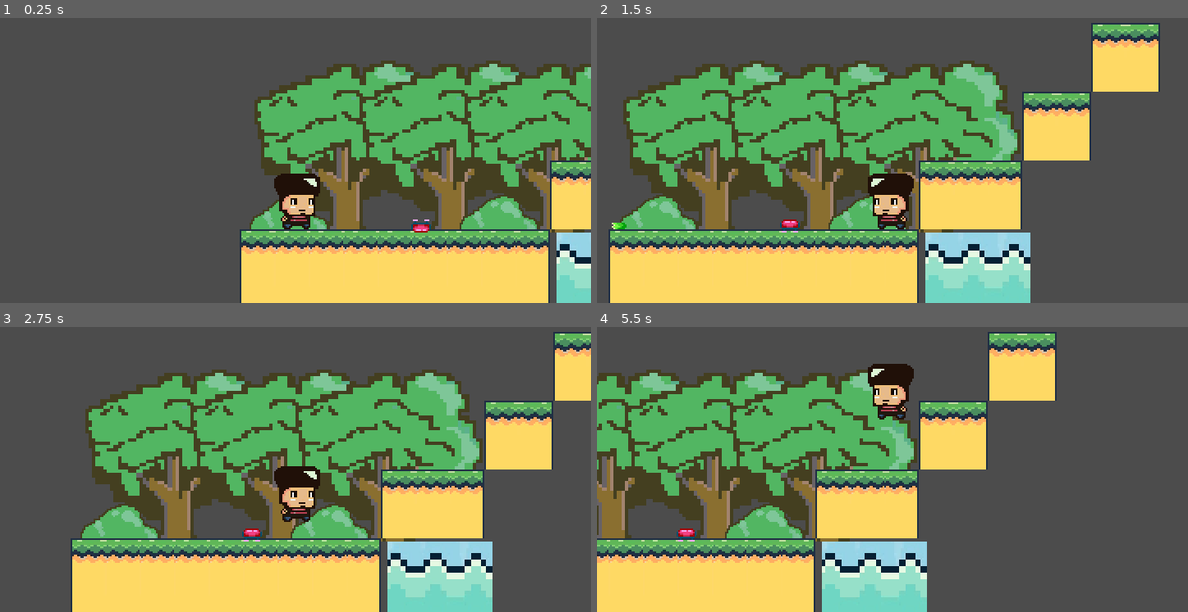
Above: before the commit, frames 1-4 (two rows, left to right).
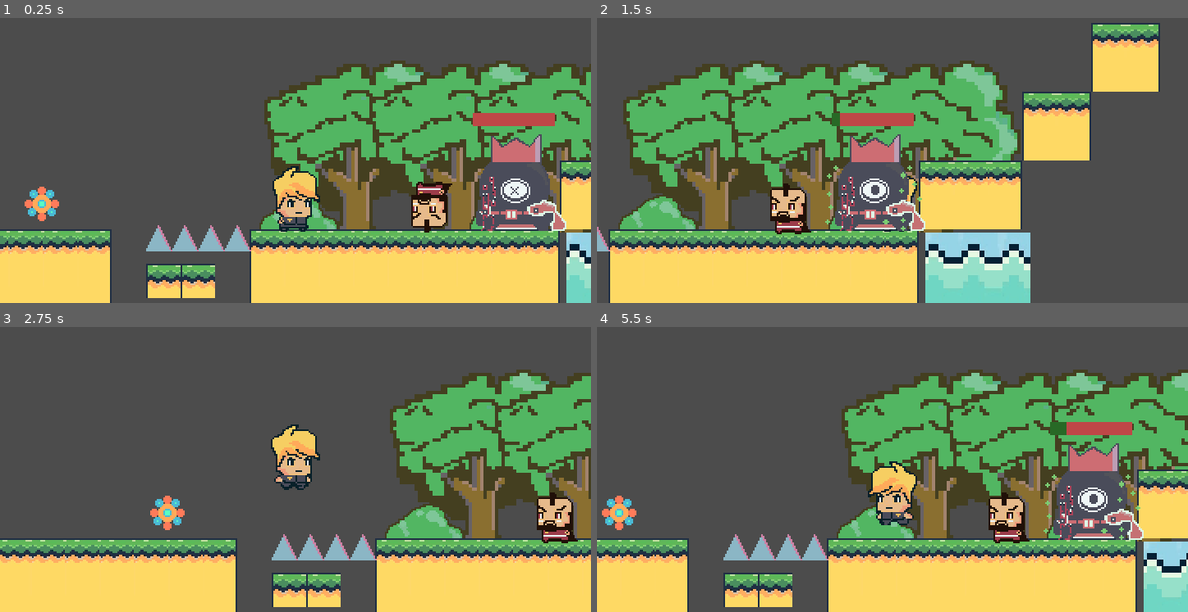
Above: after the commit, the same moments.

Repository: aloksbd/BrakeysPlatformer
Game: Godot game, scene res://scenes/testLevel.tscn
Two runs of this game, one before a commit and one after it. Both use one fixed random seed, a clock stepped at 60 frames per second and the inputs below.
Inputs:
- Up to frame 1 (0.25 s): no input
- Up to frame 2 (1.5 s): hold X (catch) 0.53-1.28 s; hold Right (ui_right) from 0.53 s (still down); tap Up (ui_up) at 0.77 s; tap Z (dash) at 0.8, 1.35 s
- Up to frame 3 (2.75 s): tap Up (ui_up) at 1.52 s; tap X (catch) at 1.55 s; release Right (ui_right) at 2.03 s; hold Left (ui_left) from 2.03 s (still down); hold X (catch) from 2.03 s (still down); tap Z (dash) at 2.3 s
- Up to frame 4 (5.5 s): release Left (ui_left) at 2.78 s; release X (catch) at 2.78 s; hold Right (ui_right) 2.78-4.28 s; tap Z (dash) at 2.85, 3.8, 4.35, 5.3 s; tap Up (ui_up) at 3.02, 3.77, 4.52 s; tap X (catch) at 3.05, 4.55 s; hold X (catch) 3.53-4.28 s; hold Left (ui_left) 4.28-5.03 s; hold Right (ui_right) from 5.03 s (still down); hold X (catch) from 5.03 s (still down)

The runs differ from the first frame. In frame 1, 28% of the frame differs, in the area x 0-100%, y 14-100%; in frame 2, 5.4%; in frame 3, 63%; in frame 4, 75%, in the area x 0-100%, y 1-100%.

Commit message:
ready for level design

Diff:
--- a/scenes/bullet.tscn
+++ b/scenes/bullet.tscn
@@ -1,19 +1,21 @@
 [gd_scene load_steps=4 format=2]
 
-[ext_resource path="res://images/bulletGreen.png" type="Texture" id=1]
+[ext_resource path="res://images/bossBullet.png" type="Texture" id=1]
 [ext_resource path="res://scripts/bullet.gd" type="Script" id=2]
 
 [sub_resource type="RectangleShape2D" id=1]
 extents = Vector2( 4.54817, 2.05217 )
 
 [node name="bullet" type="Area2D"]
+scale = Vector2( -2, 2 )
 script = ExtResource( 2 )
 
 [node name="Sprite" type="Sprite" parent="."]
 texture = ExtResource( 1 )
-hframes = 2
+hframes = 3
 
 [node name="CollisionShape2D" type="CollisionShape2D" parent="."]
+visible = false
 shape = SubResource( 1 )
 [connection signal="body_entered" from="." to="." method="_on_Area2D_body_entered"]
 [connection signal="body_exited" from="." to="." method="_on_Area2D_body_exited"]
--- a/scenes/enemy.tscn
+++ b/scenes/enemy.tscn
@@ -1,6 +1,6 @@
 [gd_scene load_steps=4 format=2]
 
-[ext_resource path="res://images/droneRed.png" type="Texture" id=1]
+[ext_resource path="res://images/Evil pg.png" type="Texture" id=1]
 [ext_resource path="res://scripts/enemy.gd" type="Script" id=2]
 
 [sub_resource type="Animation" id=1]
@@ -45,12 +45,13 @@
 } ]
 }
 
-[node name="KinematicBody2D" type="KinematicBody2D"]
+[node name="enemy" type="KinematicBody2D"]
 script = ExtResource( 2 )
 
 [node name="Sprite" type="Sprite" parent="."]
+position = Vector2( 0, -16 )
+scale = Vector2( -1, 1 )
 texture = ExtResource( 1 )
-hframes = 2
 
 [node name="AnimationPlayer" type="AnimationPlayer" parent="."]
 anims/revive = SubResource( 1 )
--- /dev/null
+++ b/scenes/mainBoss.tscn
@@ -0,0 +1,65 @@
+[gd_scene load_steps=5 format=2]
+
+[ext_resource path="res://images/heal.png" type="Texture" id=1]
+[ext_resource path="res://scripts/mainBoss.gd" type="Script" id=2]
+
+[sub_resource type="Animation" id=2]
+resource_name = "jump"
+length = 2.1
+step = 0.25
+
+[sub_resource type="Animation" id=1]
+resource_name = "revive"
+tracks/0/type = "value"
+tracks/0/path = NodePath(".:frame")
+tracks/0/interp = 1
+tracks/0/loop_wrap = true
+tracks/0/imported = false
+tracks/0/enabled = true
+tracks/0/keys = {
+"times": PoolRealArray( 0, 0.2, 0.4, 0.6, 0.8 ),
+"transitions": PoolRealArray( 1, 1, 1, 1, 1 ),
+"update": 1,
+"values": [ 0, 3, 0, 3, 1 ]
+}
+tracks/1/type = "method"
+tracks/1/path = NodePath(".")
+tracks/1/interp = 1
+tracks/1/loop_wrap = true
+tracks/1/imported = false
+tracks/1/enabled = true
+tracks/1/keys = {
+"times": PoolRealArray( 1 ),
+"transitions": PoolRealArray( 1 ),
+"values": [ {
+"args": [  ],
+"method": "shootBack"
+} ]
+}
+
+[node name="mainBoss" type="Sprite"]
+texture = ExtResource( 1 )
+vframes = 3
+hframes = 3
+frame = 1
+script = ExtResource( 2 )
+
+[node name="AnimationPlayer" type="AnimationPlayer" parent="."]
+anims/jump = SubResource( 2 )
+anims/revive = SubResource( 1 )
+
+[node name="ColorRect" type="ColorRect" parent="."]
+margin_left = -24.9407
+margin_top = -39.754
+margin_right = 25.0593
+margin_bottom = -31.754
+color = Color( 0.74902, 0.278431, 0.278431, 1 )
+__meta__ = {
+"_edit_use_anchors_": false
+}
+
+[node name="ColorRect" type="ColorRect" parent="ColorRect"]
+anchor_right = 1.0
+anchor_bottom = 1.0
+margin_right = -50.0
+color = Color( 0.156863, 0.411765, 0.14902, 1 )
--- a/scenes/player.tscn
+++ b/scenes/player.tscn
@@ -1,22 +1,64 @@
-[gd_scene load_steps=4 format=2]
+[gd_scene load_steps=6 format=2]
 
 [ext_resource path="res://scripts/player.gd" type="Script" id=1]
-[ext_resource path="res://images/Hero.png" type="Texture" id=2]
+[ext_resource path="res://images/bob.png" type="Texture" id=2]
 
 [sub_resource type="RectangleShape2D" id=1]
-extents = Vector2( 16, 16 )
+extents = Vector2( 16, 17.0119 )
+
+[sub_resource type="Animation" id=3]
+resource_name = "idle"
+length = 0.1
+loop = true
+step = 0.25
+tracks/0/type = "value"
+tracks/0/path = NodePath("Sprite:frame")
+tracks/0/interp = 1
+tracks/0/loop_wrap = true
+tracks/0/imported = false
+tracks/0/enabled = true
+tracks/0/keys = {
+"times": PoolRealArray( 0, 0.25 ),
+"transitions": PoolRealArray( 1, 1 ),
+"update": 1,
+"values": [ 0, 1 ]
+}
+
+[sub_resource type="Animation" id=2]
+resource_name = "walk"
+length = 1.1
+loop = true
+tracks/0/type = "value"
+tracks/0/path = NodePath("Sprite:frame")
+tracks/0/interp = 1
+tracks/0/loop_wrap = true
+tracks/0/imported = false
+tracks/0/enabled = true
+tracks/0/keys = {
+"times": PoolRealArray( 0, 0.1, 0.2, 0.3, 0.4, 0.5, 0.6, 0.7, 0.8, 0.9 ),
+"transitions": PoolRealArray( 1, 1, 1, 1, 1, 1, 1, 1, 1, 1 ),
+"update": 1,
+"values": [ 0, 1, 2, 3, 4, 5, 6, 7, 8, 9 ]
+}
 
 [node name="player" type="KinematicBody2D"]
 script = ExtResource( 1 )
 
 [node name="Sprite" type="Sprite" parent="."]
+position = Vector2( 0, 1 )
 texture = ExtResource( 2 )
+hframes = 11
+frame = 9
 
 [node name="CollisionShape2D" type="CollisionShape2D" parent="."]
-position = Vector2( 0, 16 )
+position = Vector2( 0, 5 )
 shape = SubResource( 1 )
 
 [node name="Camera2D" type="Camera2D" parent="."]
 current = true
 limit_top = -100
 limit_bottom = 50
+
+[node name="AnimationPlayer" type="AnimationPlayer" parent="."]
+anims/idle = SubResource( 3 )
+anims/walk = SubResource( 2 )
--- /dev/null
+++ b/scenes/spike.tscn
@@ -0,0 +1,19 @@
+[gd_scene load_steps=4 format=2]
+
+[ext_resource path="res://images/Spikes.png" type="Texture" id=1]
+[ext_resource path="res://scripts/spike.gd" type="Script" id=2]
+
+[sub_resource type="RectangleShape2D" id=1]
+extents = Vector2( 30.8511, 7.13992 )
+
+[node name="spike" type="Area2D"]
+script = ExtResource( 2 )
+
+[node name="Sprite" type="Sprite" parent="."]
+position = Vector2( 0, -24 )
+texture = ExtResource( 1 )
+
+[node name="CollisionShape2D" type="CollisionShape2D" parent="."]
+position = Vector2( -0.453468, 1.20924 )
+shape = SubResource( 1 )
+[connection signal="body_entered" from="." to="." method="_on_spike_body_entered"]
--- a/scenes/testLevel.tscn
+++ b/scenes/testLevel.tscn
@@ -6,6 +6,9 @@
 [ext_resource path="res://scenes/tree.tscn" type="PackedScene" id=4]
 [ext_resource path="res://scenes/bush.tscn" type="PackedScene" id=5]
 [ext_resource path="res://scenes/water.tscn" type="PackedScene" id=6]
+[ext_resource path="res://scenes/spike.tscn" type="PackedScene" id=7]
+[ext_resource path="res://scenes/timeCrystal.tscn" type="PackedScene" id=8]
+[ext_resource path="res://scenes/mainBoss.tscn" type="PackedScene" id=9]
 
 [node name="testLevel" type="Node2D"]
 
@@ -23,10 +26,21 @@
 
 [node name="platform" parent="." instance=ExtResource( 1 )]
 position = Vector2( 0, -31 )
-tile_data = PoolIntArray( 17, 0, 0, 18, 0, 8, 65553, 0, 1310 …(147 unchanged characters)… , 327693, 0, 131076, 327694, 0, 131080, 393219, 0, 0, 393220, 0, 4, 393221, 0, 4, 393222, 0, 4, 393223, 0, 4, 393224, 0, 4, 393225, 0, 4, 393226, 0, 4, 393227, 0, 8, 458755, 0, 65536, 458756, 0, 65540, 458757, 0, 65540, 458758, 0, 65540, 458759, 0, 65540, 458760, 0, 65540, 458761, 0, 65540, 458762, 0, 65540, 458763, 0, 65544, 524291, 0, 131072, 524292, 0, 131076,  …(133 unchanged characters)…
+tile_data = PoolIntArray( 17, 0, 0, 18, 0, 8, 65553, 0, 1310 …(147 unchanged characters)… , 327693, 0, 131076, 327694, 0, 131080, 458744, 0, 0, 458745, 0, 4, 458746, 0, 4, 458747, 0, 4, 458748, 0, 4, 458749, 0, 4, 458750, 0, 8, 393219, 0, 0, 393220, 0, 4, 393221, 0, 4, 393222, 0, 4, 393223, 0, 4, 393224, 0, 4, 393225, 0, 4, 393226, 0, 4, 393227, 0, 8, 524280, 0, 65536, 524281, 0, 65540, 524282, 0, 65540, 524283, 0, 65540, 524284, 0, 65540, 524285, 0, 65540, 524286, 0, 65544, 458752, 0, 0, 458753, 0, 0, 458755, 0, 65536, 458756, 0, 65540, 458757, 0, 65540, 458758, 0, 65540, 458759, 0, 65540, 458760, 0, 65540, 458761, 0, 65540, 458762, 0, 65540, 458763, 0, 65544, 589816, 0, 131072, 589817, 0, 131076, 589818, 0, 131076, 589819, 0, 131076, 589820, 0, 131076, 589821, 0, 131076, 589822, 0, 131080, 524291, 0, 131072, 524292, 0, 131076,  …(133 unchanged characters)…
 
 [node name="KinematicBody2D2" parent="." instance=ExtResource( 3 )]
-position = Vector2( 173.361, 92.761 )
+position = Vector2( 173.361, 81.761 )
 
 [node name="player" parent="." instance=ExtResource( 2 )]
-position = Vector2( 75.7972, 87.3891 )
+position = Vector2( 90.7972, 72 )
+
+[node name="mainBoss" parent="." instance=ExtResource( 9 )]
+position = Vector2( 224, 64 )
+
+[node name="timeCrystal" parent="." instance=ExtResource( 8 )]
+position = Vector2( -64, 80 )
+
+[node name="spikes" type="Node2D" parent="."]
+
+[node name="spike" parent="spikes" instance=ExtResource( 7 )]
+position = Vector2( 32, 100.475 )
--- /dev/null
+++ b/scenes/timeCrystal.tscn
@@ -0,0 +1,29 @@
+[gd_scene load_steps=6 format=2]
+
+[ext_resource path="res://images/Sprite-0003Time Cystal2.png" type="Texture" id=1]
+[ext_resource path="res://images/Sprite-0003Time Cystal3.png" type="Texture" id=2]
+[ext_resource path="res://scripts/timeCrystal.gd" type="Script" id=3]
+
+[sub_resource type="SpriteFrames" id=1]
+animations = [ {
+"frames": [ ExtResource( 1 ), ExtResource( 2 ) ],
+"loop": true,
+"name": "default",
+"speed": 5.0
+} ]
+
+[sub_resource type="CircleShape2D" id=2]
+
+[node name="timeCrystal" type="Area2D"]
+script = ExtResource( 3 )
+
+[node name="AnimatedSprite" type="AnimatedSprite" parent="."]
+position = Vector2( 0, -16 )
+frames = SubResource( 1 )
+frame = 1
+playing = true
+
+[node name="CollisionShape2D" type="CollisionShape2D" parent="."]
+position = Vector2( 0.445698, -0.509369 )
+shape = SubResource( 2 )
+[connection signal="body_entered" from="." to="." method="_on_timeCrystal_body_entered"]
--- a/scripts/bullet.gd
+++ b/scripts/bullet.gd
@@ -3,6 +3,8 @@
 
 var speed = -130
 var velocity = Vector2()
+
+var mainBoss = null
 
 func _ready():
 	yield(get_tree().create_timer(3), "timeout")
@@ -13,8 +15,10 @@
 	translate(velocity)
 
 func _on_Area2D_body_exited(body):
-	body.removeBullet()
+	if "player" in body.name:
+		body.removeBullet()
 
 
 func _on_Area2D_body_entered(body):
-	body.addBullet(self)
+	if "player" in body.name:
+		body.addBullet(self)
--- /dev/null
+++ b/scripts/mainBoss.gd
@@ -0,0 +1,21 @@
+extends Sprite
+
+var hp = 0
+onready var bullet_scene = preload("res://scenes/bullet.tscn")
+func _ready():
+	$AnimationPlayer.play("revive")
+
+func shootBack():
+	var bullet = bullet_scene.instance()
+	bullet.position = global_position
+	bullet.mainBoss = self
+	get_parent().add_child(bullet)
+	yield(get_tree().create_timer(1.5), "timeout")
+	if hp < 100:
+		$AnimationPlayer.play("revive")
+
+func hit():
+	hp += 20
+	$ColorRect/ColorRect.rect_size.x += 5
+	if hp == 100:
+		$AnimationPlayer.play("jump")
--- a/scripts/player.gd
+++ b/scripts/player.gd
@@ -1,8 +1,8 @@
 extends KinematicBody2D
 
 const UP = Vector2(0,-1)
-const SPEED = 100
-const ACCELERATION = 25
+const SPEED = 200
+const ACCELERATION = 50
 const GRAVITY = 7
 const JUMP = -200
 var motion = Vector2()
@@ -16,12 +16,15 @@
 		return
 	motion.y += GRAVITY
 	if Input.is_action_pressed("ui_right"):
+		$AnimationPlayer.play("walk")
 		$Sprite.flip_h = true
-		motion.x = min(motion.x + ACCELERATION, SPEED)
+		motion.x = SPEED
 	elif Input.is_action_pressed("ui_left"):
+		$AnimationPlayer.play("walk")
 		$Sprite.flip_h = false
-		motion.x = max(motion.x - ACCELERATION, -SPEED)
+		motion.x = -SPEED
 	else:
+		$AnimationPlayer.play("idle")
 		motion.x = 0
 
 	if is_on_floor():
@@ -32,9 +35,9 @@
 	else:
 		if Input.is_action_just_pressed("dash") && dash == 0:
 			dash = 1
-			motion.x = -500
+			motion.x = -800
 			if $Sprite.flip_h:
-				motion.x = 500
+				motion.x = 800
 			motion.y = 0
 			yield(get_tree().create_timer(0.2),"timeout")
 			dash = 2
@@ -46,6 +49,8 @@
 	if Input.is_action_pressed("catch"):
 		if bullet != null:
 			print("caught")
+			if bullet.mainBoss != null:
+				bullet.mainBoss.hit()
 			bullet.queue_free()
 
 func addBullet(_bullet):
@@ -53,3 +58,6 @@
 
 func removeBullet():
 	bullet = null
+
+func die():
+	print("dead")
--- /dev/null
+++ b/scripts/spike.gd
@@ -0,0 +1,6 @@
+extends Area2D
+
+
+func _on_spike_body_entered(body):
+	if "player" in body.name:
+		body.die()
--- /dev/null
+++ b/scripts/timeCrystal.gd
@@ -0,0 +1,6 @@
+extends Area2D
+
+
+func _on_timeCrystal_body_entered(body):
+	if "player" in body.name:
+		print("crystal collected")
Not shown, added: .mono/metadata/ide_server_meta.txt
Binary file added: images/Spikes.png
Not shown, added: images/Spikes.png.import
Binary file added: images/Sprite-0003Time Cystal2.png
Not shown, added: images/Sprite-0003Time Cystal2.png.import
Binary file added: images/Sprite-0003Time Cystal3.png
Not shown, added: images/Sprite-0003Time Cystal3.png.import
Binary file added: images/bob.png
Not shown, added: images/bob.png.import
Binary file added: images/heal.png
Not shown, added: images/heal.png.import
Not shown: 1 places in scenes/testLevel.tscn that only renumber resources
